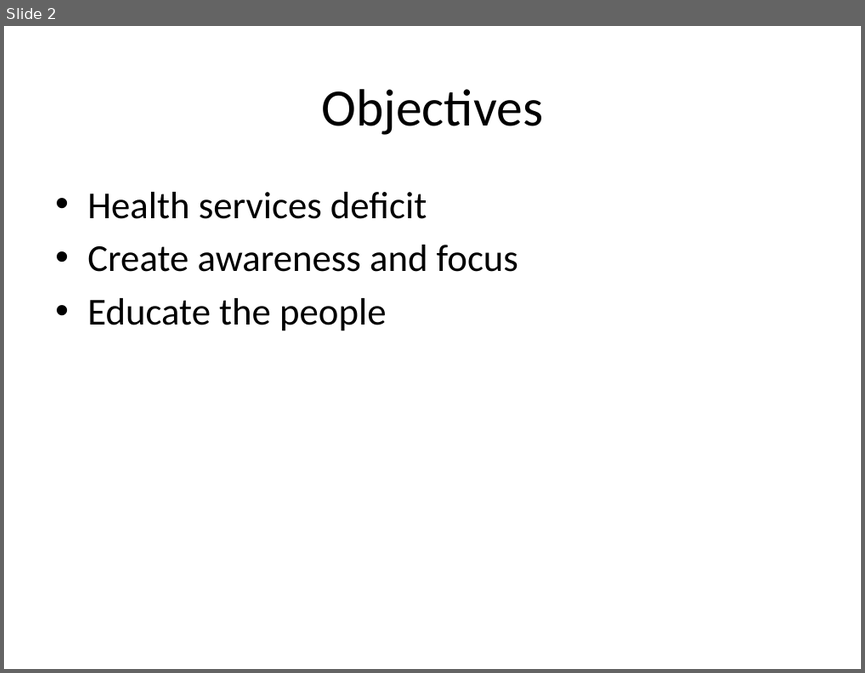
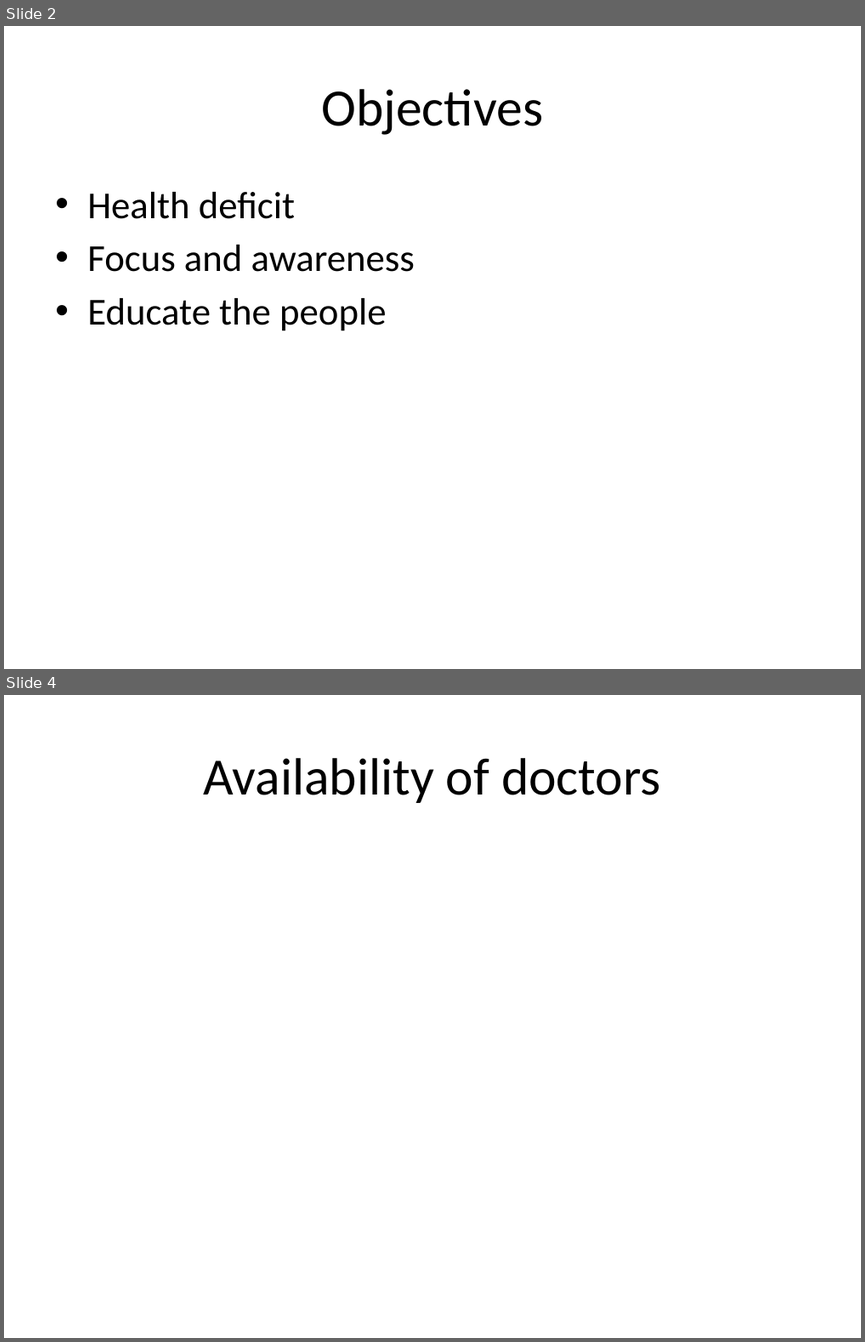
Before and after one commit to saravananselvamani/heathavailability, a slide deck: public/hackathon.pptx. Shown one above the other, each under a label of ours: slide 2 before the commit, slides 2 and 4 after it; the slides between them are not shown. The pictures are 865x673 and 865x1342 pixels, drawn with LibreOffice and Linux fonts; fonts in the diff are those of the drawing. Boxes give left, top, right and bottom in pixels: in the first picture for what was removed or moved away, otherwise in the second. Text is boxed around its words. In the diff, an @@ line names an element or a change of style, - is before the commit and + after.

```diff
--- a/public/hackathon.pptx
+++ b/public/hackathon.pptx
@@ slide 4 added at (x1=4, y1=695, x2=861, y2=1338), background #FFFFFF @@
@@ title added at (x1=203, y1=758, x2=661, y2=803), 44 pt, text #000000 @@
+Availability of doctors
@@ slide 2 changed as well @@
@@ text at (x1=87, y1=192, x2=415, y2=272): text changed @@
-• Health services deficit
-• Create awareness and focus
+• Health deficit
+• Focus and awareness
```
Also in this commit, not shown: 3 other slides changed, 3 other slides added, 3 slides removed.
